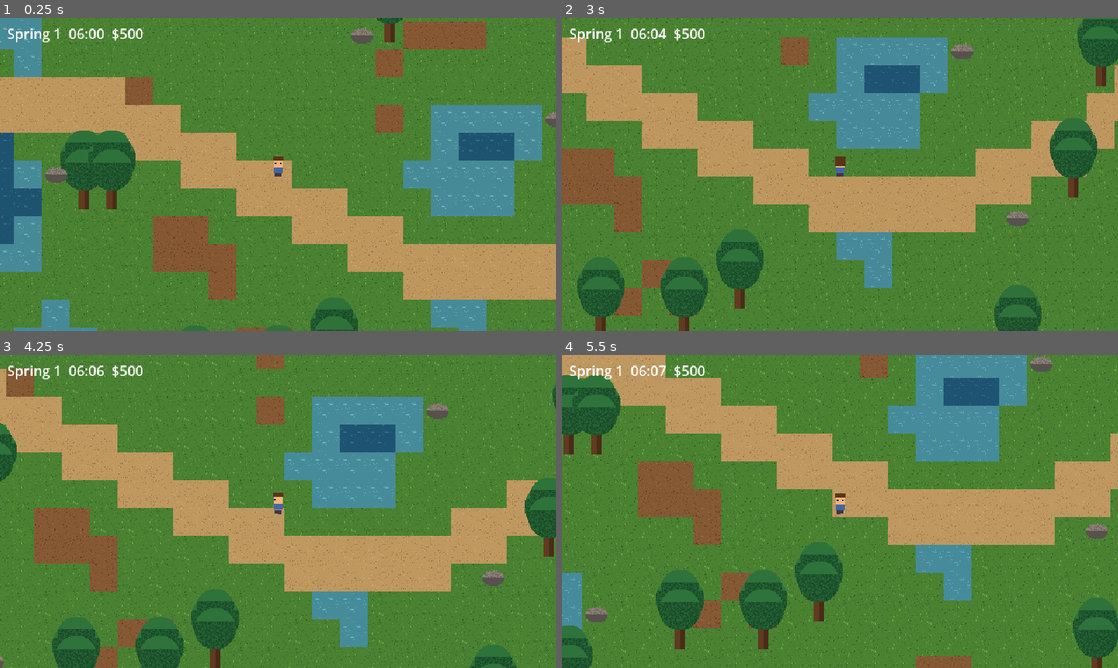
Above: before the commit, frames 1-4 (two rows, left to right).
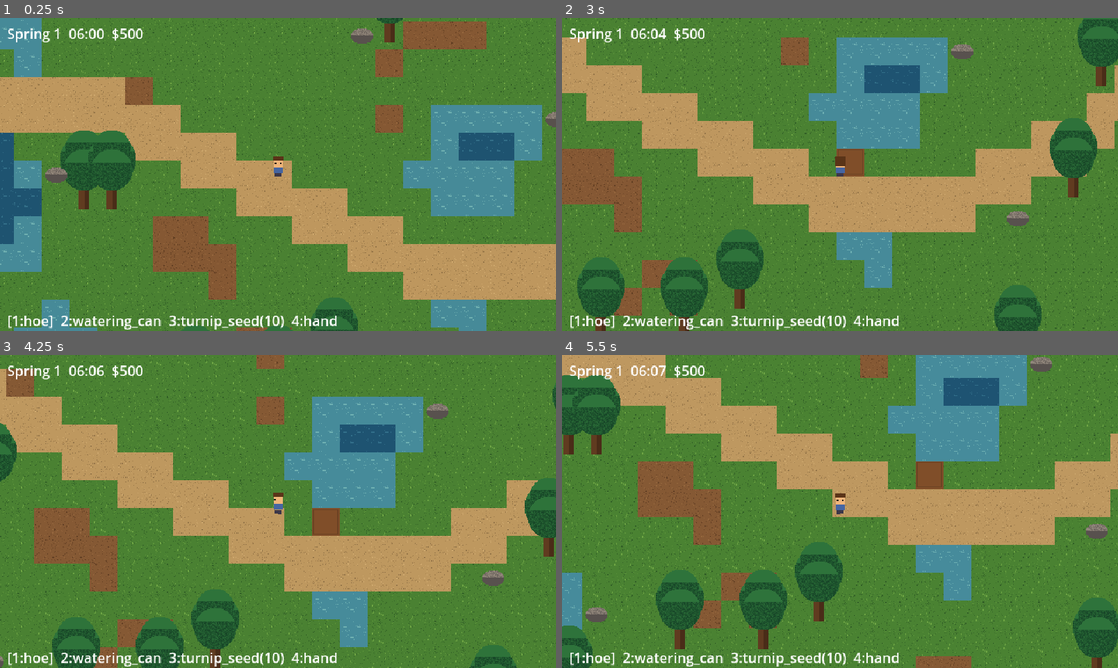
Above: after the commit, the same moments.

Repository: tralesmile/Starstead
Game: Godot game, scene res://scenes/main.tscn
Two runs of this game, one before a commit and one after it. Both use one fixed random seed, a clock stepped at 60 frames per second and the inputs below.
Inputs:
- Up to frame 1 (0.25 s): no input
- Up to frame 2 (3 s): tap Enter at 0.5 s; hold D (move_right) 0.53-1.28 s; hold F (use_tool) 0.53-1.28 s; tap Space at 0.77, 1.52 s; tap 1 at 0.8, 1.35, 2.3 s; hold S (move_down) 1.28-2.03 s; tap F (use_tool) at 1.55, 2.85 s; hold D (move_right) 2.03-2.78 s; tap E (interact) at 2.1 s; hold W (move_up) from 2.78 s (still down)
- Up to frame 3 (4.25 s): tap Space at 3.02, 3.77 s; release W (move_up) at 3.53 s; hold A (move_left) from 3.53 s (still down); tap 1 at 3.6 s; tap Tab (inventory) at 4.15 s
- Up to frame 4 (5.5 s): tap I at 4.35 s; tap Space at 4.52 s; tap F (use_tool) at 4.55 s; release A (move_left) at 5.03 s; hold S (move_down) from 5.03 s (still down); hold F (use_tool) from 5.03 s (still down); tap 1 at 5.3 s

The runs differ from the first frame. In frame 1, 0.9% of the frame differs, in the area x 1-61%, y 95-100%; in frame 2, 1.2%; in frame 3, 1.3%, in the area x 1-62%, y 48-100%; in frame 4, 1.3%.

Commit message:
Inventory, farm model, tool use (hoe/water/plant/harvest) wired to hotbar and day tick
Co-Authored-By: Claude Sonnet 5.5 <noreply@anthropic.com>
Claude-Session: https://claude.ai/code/session_01UudiserFDCJ15XswpDcBPZ

Diff:
--- /dev/null
+++ b/scripts/farm_model.gd
@@ -0,0 +1,75 @@
+class_name FarmModel
+extends RefCounted
+## Pure farm state: tilled soil, watering, crops growing per day tick. Cells are Vector2i.
+## soil[cell] = {"watered": bool, "crop": String or "", "age": int}
+
+var soil: Dictionary = {}
+var crops: Dictionary = {}  # crops.json: crop_id -> {seed, grow_days, season, yield}
+
+func _init(crop_data: Dictionary = {}) -> void:
+	crops = crop_data
+
+func till(cell: Vector2i) -> bool:
+	if soil.has(cell):
+		return false
+	soil[cell] = {"watered": false, "crop": "", "age": 0}
+	return true
+
+func crop_for_seed(seed_id: String) -> String:
+	for id in crops:
+		if crops[id].seed == seed_id:
+			return id
+	return ""
+
+func plant(cell: Vector2i, seed_id: String, season: int) -> bool:
+	var id := crop_for_seed(seed_id)
+	if id == "" or not soil.has(cell) or soil[cell].crop != "":
+		return false
+	var ok := false
+	for x in crops[id].season:  # JSON numbers are floats; compare as int
+		if int(x) == season:
+			ok = true
+	if not ok:
+		return false
+	soil[cell].crop = id
+	soil[cell].age = 0
+	return true
+
+func water(cell: Vector2i) -> bool:
+	if not soil.has(cell):
+		return false
+	soil[cell].watered = true
+	return true
+
+func is_ripe(cell: Vector2i) -> bool:
+	if not soil.has(cell) or soil[cell].crop == "":
+		return false
+	return soil[cell].age >= int(crops[soil[cell].crop].grow_days)
+
+func harvest(cell: Vector2i) -> Dictionary:
+	## Returns {id, n} or {} if nothing ripe. Soil stays tilled.
+	if not is_ripe(cell):
+		return {}
+	var id: String = soil[cell].crop
+	soil[cell].crop = ""
+	soil[cell].age = 0
+	return {"id": id, "n": int(crops[id].yield)}
+
+func next_day() -> void:
+	## Watered crops grow one day; everything dries out.
+	for cell in soil:
+		var s = soil[cell]
+		if s.crop != "" and s.watered:
+			s.age += 1
+		s.watered = false
+
+func to_array() -> Array:
+	var out := []
+	for c in soil:
+		out.append({"x": c.x, "y": c.y, "watered": soil[c].watered, "crop": soil[c].crop, "age": soil[c].age})
+	return out
+
+func from_array(a: Array) -> void:
+	soil = {}
+	for e in a:
+		soil[Vector2i(int(e.x), int(e.y))] = {"watered": bool(e.watered), "crop": str(e.crop), "age": int(e.age)}
--- /dev/null
+++ b/scripts/farm_view.gd
@@ -0,0 +1,20 @@
+class_name FarmView
+extends Node2D
+## Draws tilled soil, watering and crop growth stages (placeholder rects) from FarmModel.
+
+func _process(_d: float) -> void:
+	queue_redraw()
+
+func _draw() -> void:
+	var farm: FarmModel = GameState.farm
+	for cell in farm.soil:
+		var s = farm.soil[cell]
+		var r := Rect2(Vector2(cell) * 32.0, Vector2(32, 32))
+		draw_rect(r, Color(0.32, 0.2, 0.12) if s.watered else Color(0.5, 0.33, 0.2))
+		draw_rect(r.grow(-2), Color(0, 0, 0, 0.15), false, 1.0)
+		if s.crop != "":
+			var total := float(farm.crops[s.crop].grow_days)
+			var t := clampf(s.age / total, 0.0, 1.0)
+			var h := 4.0 + 20.0 * t
+			var col := Color(0.4, 0.8, 0.3) if t < 1.0 else Color(0.95, 0.75, 0.2)
+			draw_rect(Rect2(r.position + Vector2(16 - 3, 28 - h), Vector2(6, h)), col)
--- a/scripts/game_state.gd
+++ b/scripts/game_state.gd
@@ -7,9 +7,18 @@
 var clock := GameClock.new()
 var money: int = 500
 var inventory: Dictionary = {}  # item_id -> count
+var farm := FarmModel.new(DataDB.load_json("crops"))
+var bag := Inventory.new(30, _limits())
 var world: String = "earth"
 var rep_honest: int = 0
 var rep_street: int = 0  # two reputations, both viable (DESIGN differentiator 4)
+
+static func _limits() -> Dictionary:
+	var out := {}
+	var items = DataDB.load_json("items")
+	for id in items:
+		out[id] = int(items[id].stack)
+	return out
 
 func add_item(id: String, n: int = 1) -> void:
 	inventory[id] = int(inventory.get(id, 0)) + n
@@ -24,6 +33,7 @@
 		"version": SAVE_VERSION, "clock": clock.to_dict(), "money": money,
 		"inventory": inventory, "world": world,
 		"rep_honest": rep_honest, "rep_street": rep_street,
+		"farm": farm.to_array(), "bag": bag.to_array(),
 	}
 
 func from_dict(d: Dictionary) -> bool:
@@ -37,6 +47,9 @@
 	world = str(d.get("world", "earth"))
 	rep_honest = int(d.get("rep_honest", 0))
 	rep_street = int(d.get("rep_street", 0))
+	farm.from_array(d.get("farm", []))
+	if d.has("bag"):
+		bag.from_array(d["bag"])
 	return true
 
 func save_game(path: String = SAVE_PATH) -> bool:
--- /dev/null
+++ b/scripts/hotbar.gd
@@ -0,0 +1,28 @@
+class_name Hotbar
+extends CanvasLayer
+## Tool/seed hotbar at the bottom of the screen; number keys 1-4 select.
+
+var selected := 0
+var label: Label
+
+func _init() -> void:
+	label = Label.new()
+	label.position = Vector2(8, 336)
+	add_child(label)
+
+func current() -> String:
+	return ToolUse.TOOLS[selected]
+
+func _unhandled_input(e: InputEvent) -> void:
+	if e is InputEventKey and e.pressed and e.keycode >= KEY_1 and e.keycode < KEY_1 + ToolUse.TOOLS.size():
+		selected = e.keycode - KEY_1
+
+func _process(_d: float) -> void:
+	var parts := []
+	for i in ToolUse.TOOLS.size():
+		var t: String = ToolUse.TOOLS[i]
+		var txt := "%d:%s" % [i + 1, t]
+		if t.ends_with("_seed"):
+			txt += "(%d)" % GameState.bag.count(t)
+		parts.append(("[%s]" % txt) if i == selected else txt)
+	label.text = "  ".join(parts)
--- /dev/null
+++ b/scripts/inventory.gd
@@ -0,0 +1,63 @@
+class_name Inventory
+extends RefCounted
+## Slot-based inventory. Slots are {id, n} or null. First HOTBAR slots form the hotbar.
+
+const HOTBAR := 10
+var slots: Array = []
+var stack_limits: Dictionary = {}  # id -> max stack (from items.json)
+
+func _init(size: int = 30, limits: Dictionary = {}) -> void:
+	slots.resize(size)
+	stack_limits = limits
+
+func limit(id: String) -> int:
+	return int(stack_limits.get(id, 99))
+
+func add(id: String, n: int = 1) -> int:
+	## Returns the leftover that did not fit.
+	for s in slots:
+		if n <= 0:
+			break
+		if s != null and s.id == id and s.n < limit(id):
+			var put := mini(n, limit(id) - s.n)
+			s.n += put
+			n -= put
+	for i in slots.size():
+		if n <= 0:
+			break
+		if slots[i] == null:
+			var put := mini(n, limit(id))
+			slots[i] = {"id": id, "n": put}
+			n -= put
+	return n
+
+func count(id: String) -> int:
+	var c := 0
+	for s in slots:
+		if s != null and s.id == id:
+			c += s.n
+	return c
+
+func remove(id: String, n: int = 1) -> bool:
+	if count(id) < n:
+		return false
+	for i in range(slots.size() - 1, -1, -1):
+		var s = slots[i]
+		if n <= 0:
+			break
+		if s != null and s.id == id:
+			var take := mini(n, s.n)
+			s.n -= take
+			n -= take
+			if s.n == 0:
+				slots[i] = null
+	return true
+
+func to_array() -> Array:
+	return slots.duplicate(true)
+
+func from_array(a: Array) -> void:
+	slots = a.duplicate(true)
+	for i in slots.size():
+		if slots[i] != null:
+			slots[i] = {"id": str(slots[i].id), "n": int(slots[i].n)}
--- a/scripts/main.gd
+++ b/scripts/main.gd
@@ -3,20 +3,45 @@
 
 var player: Player
 var modulate_node: CanvasModulate
+var world: World
+var hotbar: Hotbar
+var toast: Label
+var toast_t := 0.0
 
 func _ready() -> void:
-	var world := World.new()
+	world = World.new()
 	add_child(world)
 	world.build(1)
+	add_child(FarmView.new())
 	player = Player.new()
 	player.position = Vector2(32.5, 32.5) * 32.0
 	add_child(player)
 	modulate_node = CanvasModulate.new()
 	add_child(modulate_node)
 	add_child(Hud.new())
+	hotbar = Hotbar.new()
+	add_child(hotbar)
+	toast = Label.new()
+	toast.position = Vector2(8, 24)
+	add_child(toast)
+	if GameState.bag.count("turnip_seed") == 0:
+		GameState.bag.add("turnip_seed", 10)
 	$HUD.queue_free()
 
 func _process(delta: float) -> void:
 	if GameState.clock.advance(delta):
+		GameState.farm.next_day()
 		GameState.save_game()  # bedtime / pass-out: next day, autosave
 	modulate_node.color = DayNight.tint(GameState.clock.minutes)
+
+	toast_t -= delta
+	if toast_t <= 0.0:
+		toast.text = ""
+
+func _unhandled_input(e: InputEvent) -> void:
+	if e.is_action_pressed("use_tool"):
+		var cell := PlayerMath.facing_tile(player.position, player.facing)
+		var msg := ToolUse.apply(hotbar.current(), cell, GameState.farm, GameState.bag, GameState.clock.season(), world.gen)
+		if msg != "":
+			toast.text = msg
+			toast_t = 1.5
--- /dev/null
+++ b/scripts/tool_use.gd
@@ -0,0 +1,28 @@
+class_name ToolUse
+extends RefCounted
+## Pure tool application on a target cell. Returns a short message (empty = nothing happened).
+
+const TOOLS := ["hoe", "watering_can", "turnip_seed", "hand"]
+
+static func apply(tool: String, cell: Vector2i, farm: FarmModel, inv: Inventory, season: int, gen: WorldGen = null) -> String:
+	match tool:
+		"hoe":
+			if gen != null and gen.tile_at(cell.x, cell.y) >= WorldGen.PATH:
+				return ""  # cannot till paths or water
+			return "Tilled" if farm.till(cell) else ""
+		"watering_can":
+			return "Watered" if farm.water(cell) else ""
+		"hand":
+			var h := farm.harvest(cell)
+			if h.is_empty():
+				return ""
+			inv.add(h.id, h.n)
+			return "Harvested " + h.id
+		_:
+			if tool.ends_with("_seed"):
+				if inv.count(tool) < 1:
+					return "No seeds"
+				if farm.plant(cell, tool, season):
+					inv.remove(tool, 1)
+					return "Planted"
+	return ""
--- /dev/null
+++ b/tests/test_inventory_farm.gd
@@ -0,0 +1,54 @@
+extends BaseTest
+
+func test_stack_and_overflow() -> void:
+	var inv := Inventory.new(2, {"wood": 10})
+	check_eq(inv.add("wood", 15), 0)
+	check_eq(inv.count("wood"), 15)
+	check_eq(inv.slots[0].n, 10)
+	check_eq(inv.add("wood", 10), 5, "overflow leftover")
+	check_eq(inv.count("wood"), 20)
+
+func test_remove() -> void:
+	var inv := Inventory.new(3, {"stone": 5})
+	inv.add("stone", 8)
+	check(not inv.remove("stone", 9), "cannot remove more than held")
+	check(inv.remove("stone", 6))
+	check_eq(inv.count("stone"), 2)
+	check(inv.remove("stone", 2))
+	check(inv.slots[0] == null and inv.slots[1] == null, "emptied slots freed")
+
+func test_inventory_roundtrip() -> void:
+	var inv := Inventory.new(4)
+	inv.add("egg", 3)
+	var b := Inventory.new(4)
+	b.from_array(JSON.parse_string(JSON.stringify(inv.to_array())))
+	check_eq(b.count("egg"), 3)
+
+func _farm() -> FarmModel:
+	return FarmModel.new(DataDB.load_json("crops"))
+
+func test_crop_lifecycle() -> void:
+	var f := _farm()
+	var c := Vector2i(3, 4)
+	check(not f.plant(c, "turnip_seed", 0), "needs tilled soil")
+	check(f.till(c) and not f.till(c), "till once")
+	check(f.plant(c, "turnip_seed", 0))
+	check(not f.plant(c, "turnip_seed", 0), "occupied")
+	for i in 4:
+		f.next_day()  # unwatered: no growth
+	check(not f.is_ripe(c), "unwatered does not grow")
+	for i in 4:
+		f.water(c)
+		f.next_day()
+	check(f.is_ripe(c))
+	var h := f.harvest(c)
+	check_eq(h.id, "turnip")
+	check(not f.is_ripe(c) and f.soil.has(c), "soil stays tilled")
+
+func test_farm_roundtrip() -> void:
+	var f := _farm()
+	f.till(Vector2i(1, 1))
+	f.plant(Vector2i(1, 1), "turnip_seed", 1)
+	var g := _farm()
+	g.from_array(JSON.parse_string(JSON.stringify(f.to_array())))
+	check_eq(g.soil[Vector2i(1, 1)].crop, "turnip")
--- /dev/null
+++ b/tests/test_tool_use.gd
@@ -0,0 +1,27 @@
+extends BaseTest
+
+func test_hoe_plant_water_harvest() -> void:
+	var farm := FarmModel.new(DataDB.load_json("crops"))
+	var inv := Inventory.new(10)
+	inv.add("turnip_seed", 2)
+	var c := Vector2i(5, 5)
+	check_eq(ToolUse.apply("turnip_seed", c, farm, inv, 0), "", "cannot plant before hoeing")
+	check_eq(ToolUse.apply("hoe", c, farm, inv, 0), "Tilled")
+	check_eq(ToolUse.apply("hoe", c, farm, inv, 0), "", "already tilled")
+	check_eq(ToolUse.apply("turnip_seed", c, farm, inv, 0), "Planted")
+	check_eq(inv.count("turnip_seed"), 1)
+	for i in 4:
+		ToolUse.apply("watering_can", c, farm, inv, 0)
+		farm.next_day()
+	check_eq(ToolUse.apply("hand", c, farm, inv, 0), "Harvested turnip")
+	check_eq(inv.count("turnip"), 1)
+
+func test_no_seeds_and_blocked_tiles() -> void:
+	var farm := FarmModel.new(DataDB.load_json("crops"))
+	var inv := Inventory.new(10)
+	farm.till(Vector2i(1, 1))
+	check_eq(ToolUse.apply("turnip_seed", Vector2i(1, 1), farm, inv, 0), "No seeds")
+	var gen := WorldGen.new(1)
+	check_eq(ToolUse.apply("hoe", Vector2i(32, 32 + 0), farm, inv, 0, gen) == "" , false if gen.tile_at(32, 32) <= 5 else true)
+	var wp := Vector2i(-1, -1)  # outside = deep water
+	check_eq(ToolUse.apply("hoe", wp, farm, inv, 0, gen), "")
Not shown, changed: docs/LESSONS.md
Not shown, changed: docs/LOG.md
Not shown, changed: docs/PLAN.md
Not shown, changed: docs/PLAYTEST.md
